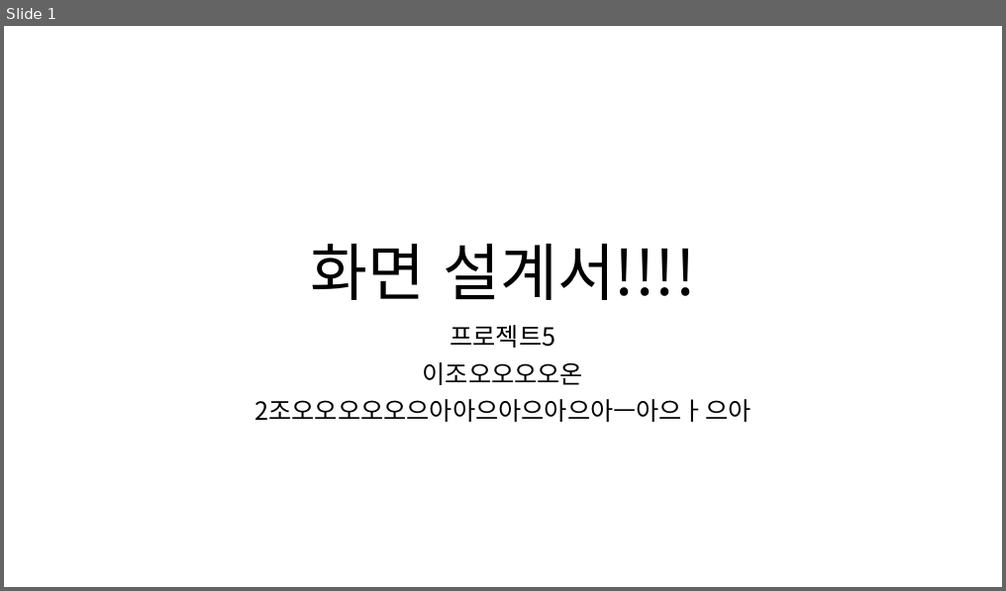
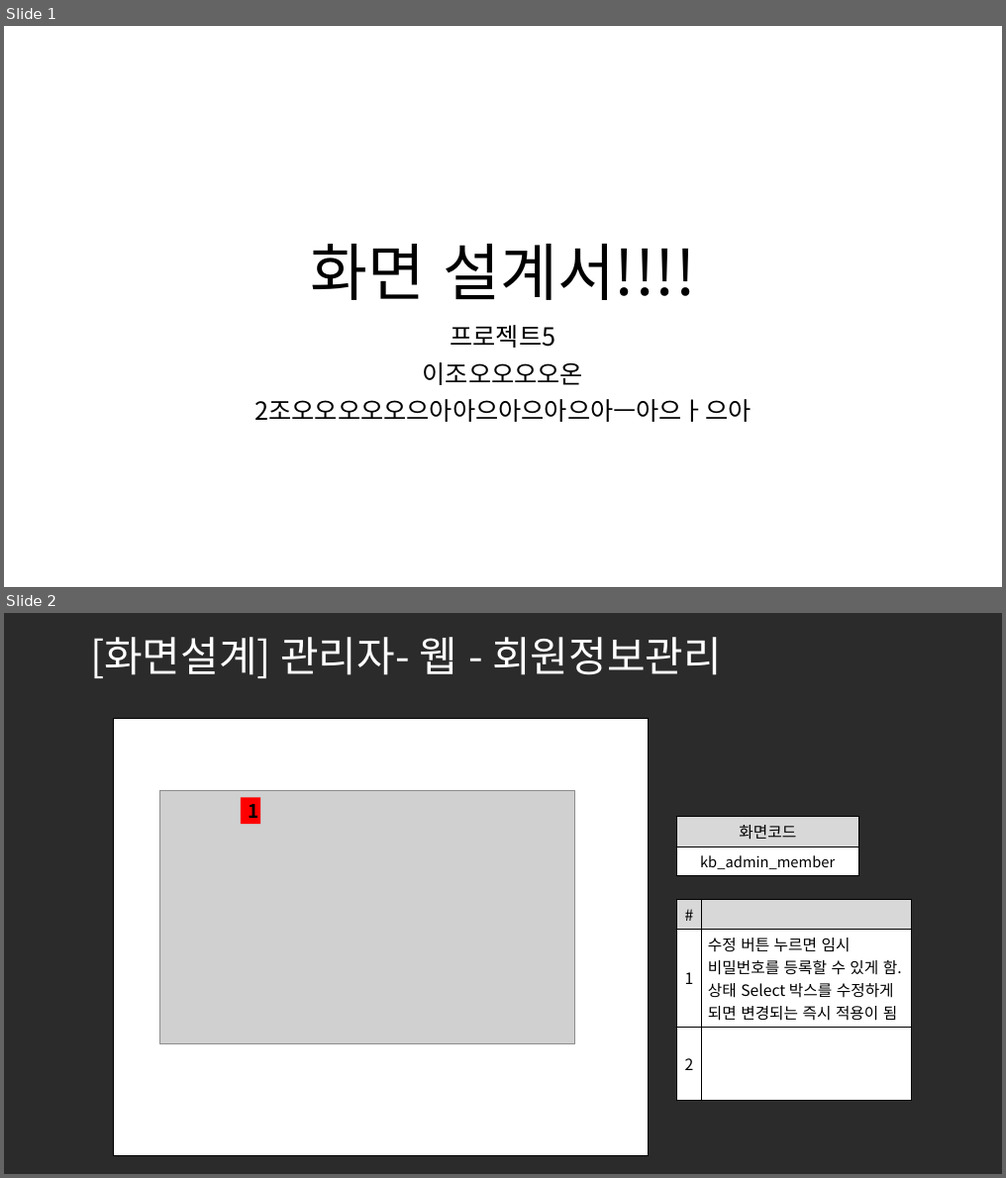
Before and after one commit to ezenteam2/e-Zone, a slide deck: 0 발표용 파워포인트/0501 5차발표/0501 project05 - 파워포인트 - 기범.pptx. Shown one above the other, each under a label of ours: slide 1 before the commit, slides 1 and 2 after it. The pictures are 1006x591 and 1006x1178 pixels, drawn with LibreOffice and Linux fonts; fonts in the diff are those of the drawing; grey boxes stand for pictures; background and template pictures are left out; a plain dark background stands for a picture behind light text. Boxes give left, top, right and bottom in pixels: in the first picture for what was removed or moved away, otherwise in the second. Text is boxed around its words. In the diff, an @@ line names an element or a change of style, - is before the commit and + after.

```diff
--- a/0 발표용 파워포인트/0501 5차발표/0501 project05 - 파워포인트 - 기범.pptx
+++ b/0 발표용 파워포인트/0501 5차발표/0501 project05 - 파워포인트 - 기범.pptx
@@ slide 2 added at bbox=[4, 613, 1002, 1174], background picture (left out) @@
@@ title added at bbox=[90, 637, 722, 678], 40 pt, text #FFFFFF @@
+[화면설계] 관리자- 웹 - 회원정보관리
@@ rectangle added at bbox=[113, 719, 648, 1157], fill #FFFFFF, outline #000000 1 pt @@
@@ picture added at bbox=[159, 790, 574, 1045] @@
@@ rectangle added at bbox=[241, 798, 260, 824], fill #FF0000, 18 pt, text #000000, bold @@
+1
@@ table added at bbox=[676, 817, 859, 873], 2 rows, 1 columns @@
+화면코드
+kb_admin_member
@@ table added at bbox=[676, 900, 912, 1103], 3 rows, 2 columns @@
+# | 
+1 | 수정 버튼 누르면 임시 비밀번호를 등록할 수 있게 함. / 상태 Select 박스를 수정하게 되면 변경되는 즉시 적용이 됨
+2 | 
```
Also in this commit, not shown: 1 other slide added, 2 other files.
